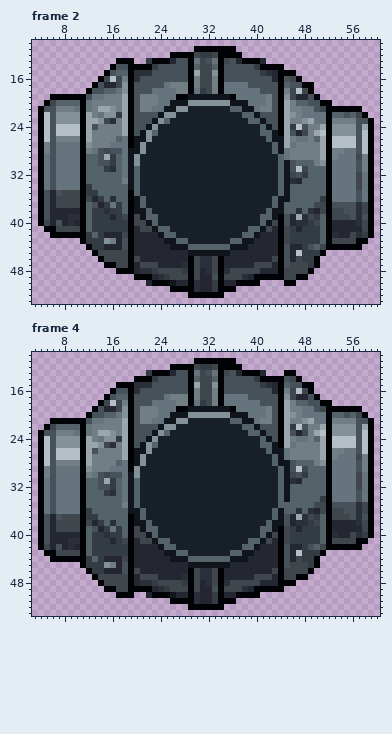
Pixel-art file: ArtSource/BombReadability/SelectedIdles/Editable/Row.aseprite. The first picture shows the starting point.
64x64 pixels, 8 frames. Colours within 5 levels of each other are drawn and written as one. Shown: frame 2: x 3..60, y 10..53; frame 4: x 3..60, y 10..53. The commit also changed other frames, which this record leaves out.
And afterwards:
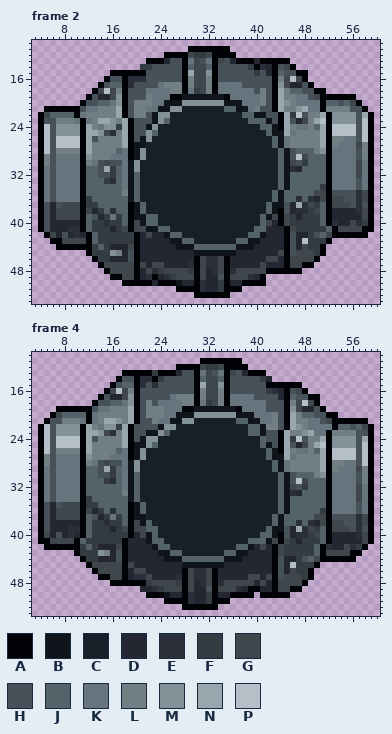
Palette (. is transparent): A #010205  B #10151b  C #171f29  D #242732  E #2a2f39  F #333b43  G #3f474d  H #465159  J #54626a  K #66757d  L #717e84  M #839199  N #9aa6ae  P #b4bfc8
Changes in this commit:
Changed rows in their new state; - is an unchanged pixel.
Frame 2:
first column x 4:
11 -------------------------A------.-----------------------
12 ---------------------A---GF-GA---.----------------------
13 -------------...--A--DH-AKGHKAGHDA--DAAAAA--------------
14 ------------.....FFH----AJG-JAH----FAED-HGA-------------
15 -----------.AAA-AAH-----ANG-MAH-----FHDAJHHAA-----------
16 ----------.AHHAE-E------ALG-LAH--------ALGPGA-----------
17 ---------.AHJJAE----KL--ALG-LAK---H----AMGDDH-----------
18 --------.AGPGLAH--K---L-AKFGLAK-----HL-AN-JJHHAA--------
19 --......AHDDGMAH-H-K--A-B------AK----LHANLLKK-GAAAAAA---
20 -......-HHJJKMAHL--K-B--M------B--K--LHANM-KKKK-JJHJGA--
21 .AAAAAAH-KLLLNAHL-K-B-M-C------J-B-KLHHANL-MN-KALLLLHHA-
22 -GJJJJAKL-LLLNAHLL-BM-C--------------B----FPHLLN-MMMMHNA
23 -H-LLLK-KLNNM------------------------JB---HDGLNP-MMMM-P-
24 ---MMMM--LKMMF------------------------JB--LKK-J--PPPP-P-
25 ---MMMM--NMGE----H-------------------C--B-KLL-LN-PPPP---
26 ---PPPP--H---LN-H---------------------CJ-K-LL-L--LLKK---
27 -P-PPPP-N---LLN--B-----------------------KL------LKKKGL-
28 -P-LLLL-NLLLLJ-A-----------------------CJBHJJJ-M-KK---L-
29 -L------MLLLKK-ABM-----------------------BHPGJJJ-K---H--
30 -L------LK-GHH----------------------------GHF-JJ-----GK-
31 ----------HNF---M-------------------------EDJ--------GK-
32 ----------HHF-----------------------------JJJ-----------
33 -----------FE-K---------------------------JJ---------H--
34 --------J-----K--------------------------------F-----H--
35 -KHKKKK-JJ----LB-----------------------JBJ----GG-HHHHEG-
36 -KHKKKK-FJJ-J--BJC-----------------------J-E-EDG-GGHHEG-
37 ---H----FFJJJJ------------------------JB-HDNEGFJ-GGG--H-
38 ---GGGG-GD-JEJ---JC---------------------AHD-EFGJ-DDDD---
39 ---GGGG--HD-K-J-B---------------------BG-GFDFF---DDDDDG-
40 -H-D-D-----E--J--BJ-------------------GD-GFFF-F--E--G-F-
41 AHDDDEE-----D-G-G-B----------------C-JD-DAGF---FJAGGGGA-
42 -AGDHDEDA--FFFFFA-G-DB-J----------C-JB--DAHDD-H-GAAAAAA.
43 --AAGGGGAJ-FFFFFA----D-B-J------C-J-B---DAHDP--F-......-
44 ---AAAAA--JF--DGA-----D--B------J--B----DAH-GFFA......--
45 --------AFFFMLDHA--------D------B-------GAHGGG----------
46 ---------AFFDDDHA--------DAG-EGA------G-DAG-GG----------
47 ----------AGG--GA-D-G---DEAG-EGA----D-D-DA--AA.---------
48 -----------AGGGGADGEF---GFAGDEGAE----GAA-AAA..----------
49 ------------AAGG-DEADEF--GAG-DHA--GED-.......-----------
50 --------------AAAAAD--AB-DAE-DFA-D---A---..-------------
51 ----------------------.---AE-DF--A----------------------
52 -------------------------.-----A------------------------
Frame 4:
first column x 4:
11 --------------------------.------A----------------------
12 ----------------------.---AG-FG---A---------------------
13 --------------AAAAAF--AD-HAKGHKAGHD--A---..-------------
14 -------------AHH-EEAF----HAJ-GJA----HFD.....------------
15 ------------AHJJA-HE-----HAN-GMA-----HAA-AAA..----------
16 -----------AGPGLA--------HAL-GLA------FEDAHGA.----------
17 ----------AHDDGMA----HK--LAL-GLA---K----DAJHHA----------
18 ---------AHHJJKMA-LH---K-LAKFGLA-----K--HA-GPGA..-------
19 ---AAAAAAHKKLLLNAH--L--K-A------BA----H-HAMGDD-A......--
20 --AGJJJJ-KLLLLLNAH--L-K--B------M--B--KLHAN-JJHH-A.....-
21 -AHHLLLKA-LNNMLNAHHL-K-B-M------C-J-BKKLHAN-LK-HGAAAAAA.
22 APHMMMM-N-KMMF--------------------C-JBLLHANMLKKKKAJJHJG-
23 -P-MMMM-NNMGE-----B-----------------------LLMNKK-LLLL-H-
24 ---PPPP--HLLLL---BM-------------------H---FPH-L--MMMM-N-
25 ---PPPP--LLLL---B---------------------BH--HDG-NP-MMMM---
26 ---LLLL--L---JK--MC---------------------AN-KK-J--PPPP---
27 -L-KKKK-M---KKK-----------------------JB-NK------PPPPHP-
28 -L-KKKK-LKHGHH-BMC-----------------------KLLLL-N-LL---P-
29 -K------JJHNFJ-B-----------------------JBKLLLLLN-L---G--
30 -K------JJ-HFJ--J-------------------------HJJ-LM-----HL-
31 ----------JFE-----------------------------HPG--------HL-
32 ----------JJJ-----------------------------GHF-----------
33 -----------JJ-L---------------------------ED---------G--
34 --------F-----J--------------------------------J-----G--
35 -HDHGGG-FF----JABJ-----------------------B----JJ-KKKKHK-
36 -HDGGGG-GDF-E--A-----------------------CJB-J-JJF-KKKKHK-
37 ---G----JHDFKF---B-----------------------JJJJJGG-HHH--G-
38 ---DDDD-JF-EFF--G---------------------CJ-JJ-JEDG-GGHH---
39 ---DDEE--FF-D-G--G-------------------C--BHDNEG---GGGHEH-
40 -G-H-E-----F--F-D---------------------JB-HDEE-G--D--D-G-
41 -AGGGGAJF---F-AD-DBJ-C---------------JBG---D-----DDDDDGA
42 .AAAAAAF--DDDGAD---BJ-C----------J-BDG-AGFFF-F-AEDDGEFA-
43 -.....AFF-MLDHAD----B-J-C------J-B-D---AGFFF--J-GGGGAA--
44 --.....--FD--HAD-----B--J------B--D----AHD-FHJGAAAAAA---
45 -------.AGGGGGAG--------B------D-------AHDPFF-----------
46 --------.AGGGGAD-G------AGE-GAD--------AHD-FF-----------
47 ---------.AA--ADEE-D---EAGE-GAD----G-D-AH--GFA----------
48 ----------..AAA-AAFG---FAGDEGAEG----DG-AGGGGA-----------
49 -----------......DDEFG--AGD-HAG--EDA-DD-GGAA------------
50 -------------...--A--BD-AED-FAD-A---.AAAAA--------------
51 ---------------------A---ED-FA--.-----------------------
52 ------------------------A-----.-------------------------
Boxes around the changes in both pictures, in picture pixels (x1, y1, x2, y2):
changed: (38, 46, 374, 298)
changed: (38, 358, 374, 610)
